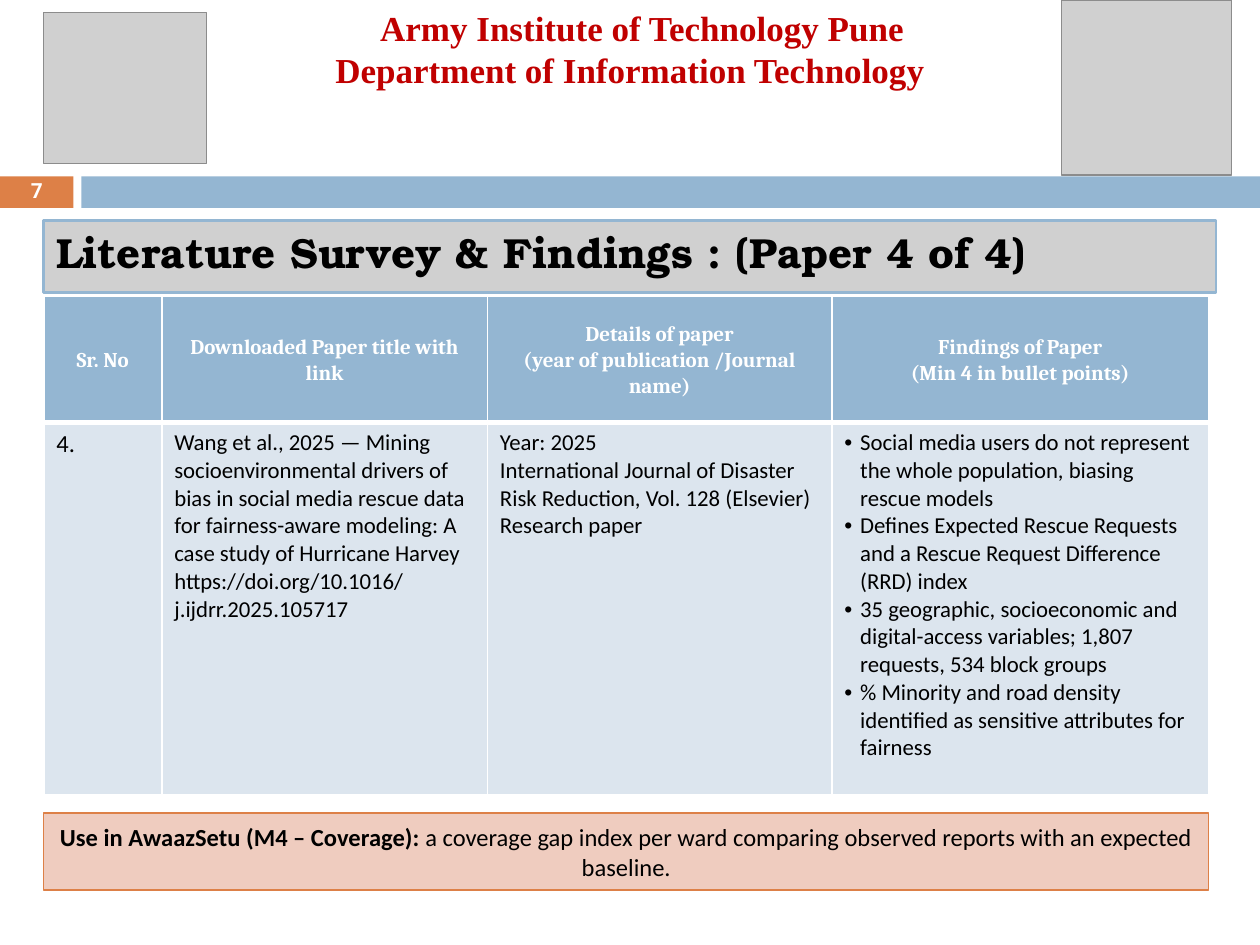
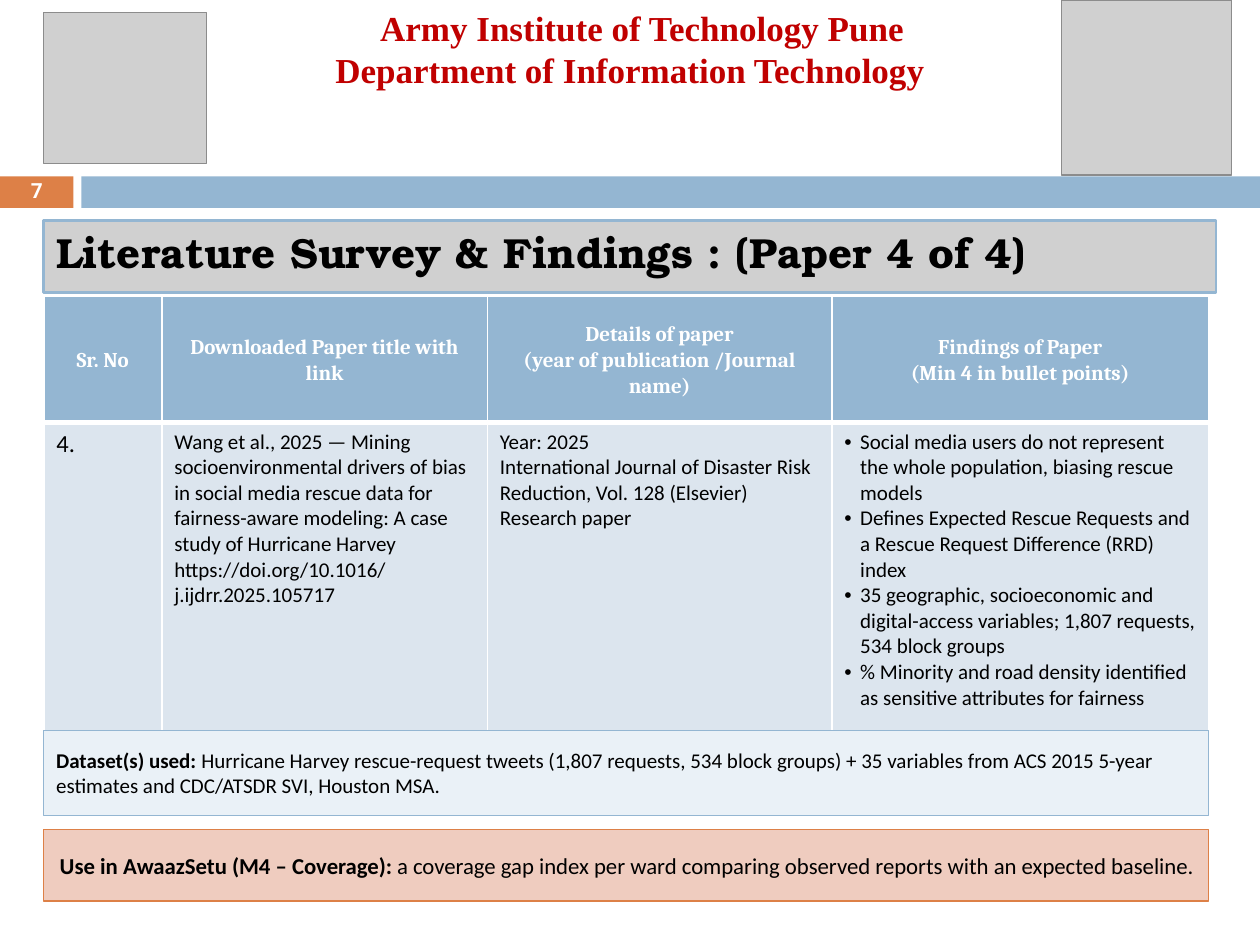
Before and after one commit to harshwardhan-kp/awaazsetu, a slide deck: slide 7 of submission/CEP_Review_II_AwaazSetu.pptx. Drawn at 1260x945 pixels with LibreOffice and Linux fonts; fonts in the diff are those of the drawing; grey boxes stand for pictures. Boxes give left, top, right and bottom in pixels: in the first picture for what was removed or moved away, otherwise in the second. Text is boxed around its words. In the diff, an @@ line names an element or a change of style, - is before the commit and + after.

```diff
--- a/submission/CEP_Review_II_AwaazSetu.pptx
+++ b/submission/CEP_Review_II_AwaazSetu.pptx
@@ table at box(44, 296, 1208, 866) @@
@@ size 13 to 12 pt in "Wang et al., 2025 — Mining socioenvironmental ...", "https://doi.org/10.1016/j.ijdrr.2025.105717", "Year: 2025", "International Journal of Disaster Risk Reduction, Vol. ..." and 5 more places @@
@@ rectangle added at box(44, 731, 1210, 816), fill #EAF1F7, outline #94B6D2 0.75 pt, 12 pt, text #000000 @@
+Dataset(s) used: Hurricane Harvey rescue-request tweets (1,807 requests, 534 block groups) + 35 variables from ACS 2015 5-year estimates and CDC/ATSDR SVI, Houston MSA.
@@ rectangle "Use in AwaazSetu (M4 – ...": place and size @@
-rectangle "Use in AwaazSetu (M4 – ..." at box(44, 813, 1210, 890)
+rectangle "Use in AwaazSetu (M4 – ..." at box(44, 829, 1210, 901)
@@ rectangle "Use in AwaazSetu (M4 – ..." at box(44, 829, 1210, 901): size 14 to 13 pt @@
```
Also in this commit, not shown: 3 other slides changed, 1 other file.
